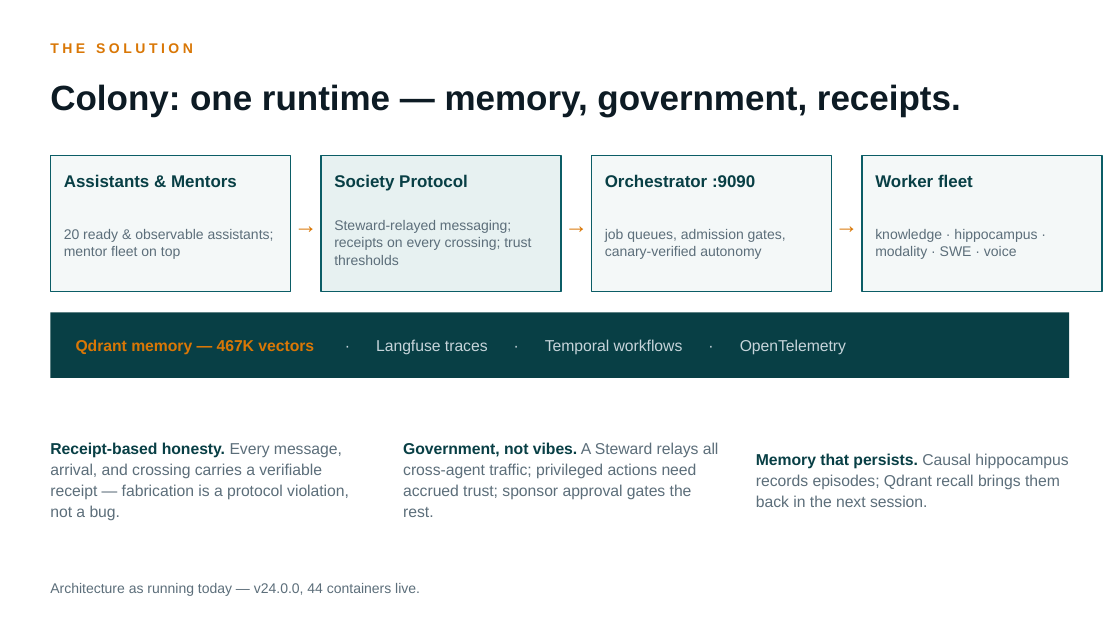
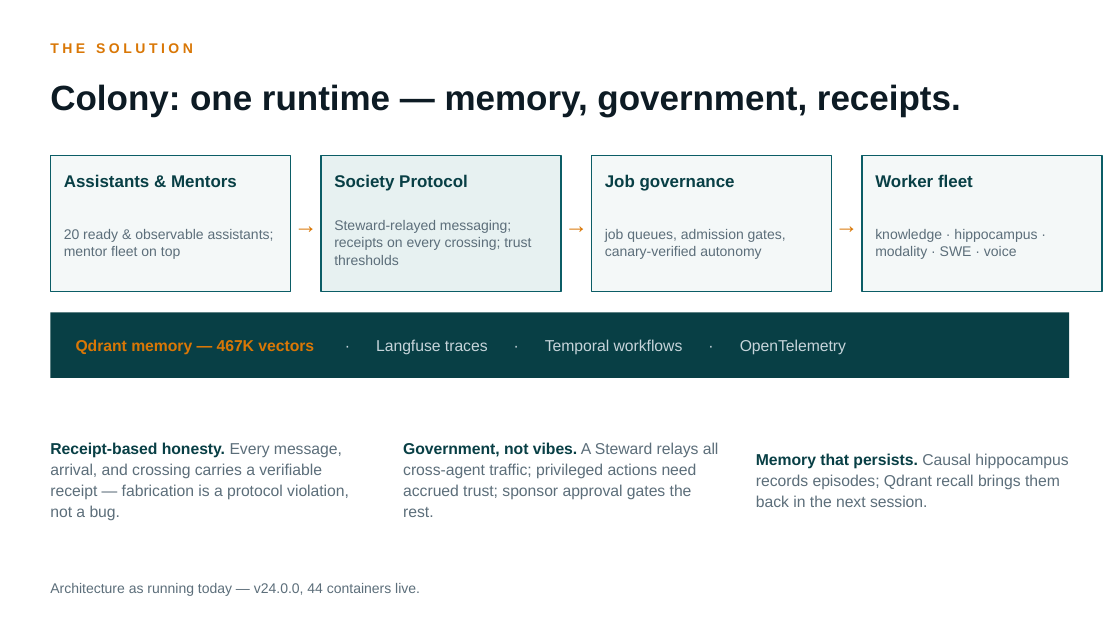
Before and after one commit to tdesc/colony-ai-deck, a slide deck: slide 3 of deck/Colony-AI-Deck.pptx. Drawn at 1120x630 pixels with LibreOffice and Linux fonts; fonts in the diff are those of the drawing. Boxes give left, top, right and bottom in pixels: in the first picture for what was removed or moved away, otherwise in the second. Text is boxed around its words. In the diff, an @@ line names an element or a change of style, - is before the commit and + after.

```diff
--- a/deck/Colony-AI-Deck.pptx
+++ b/deck/Colony-AI-Deck.pptx
@@ text at (x1=605, y1=174, x2=735, y2=191): text changed @@
-Orchestrator :9090
+Job governance
```
Also in this commit, not shown: 3 other slides changed, 1 other file.
